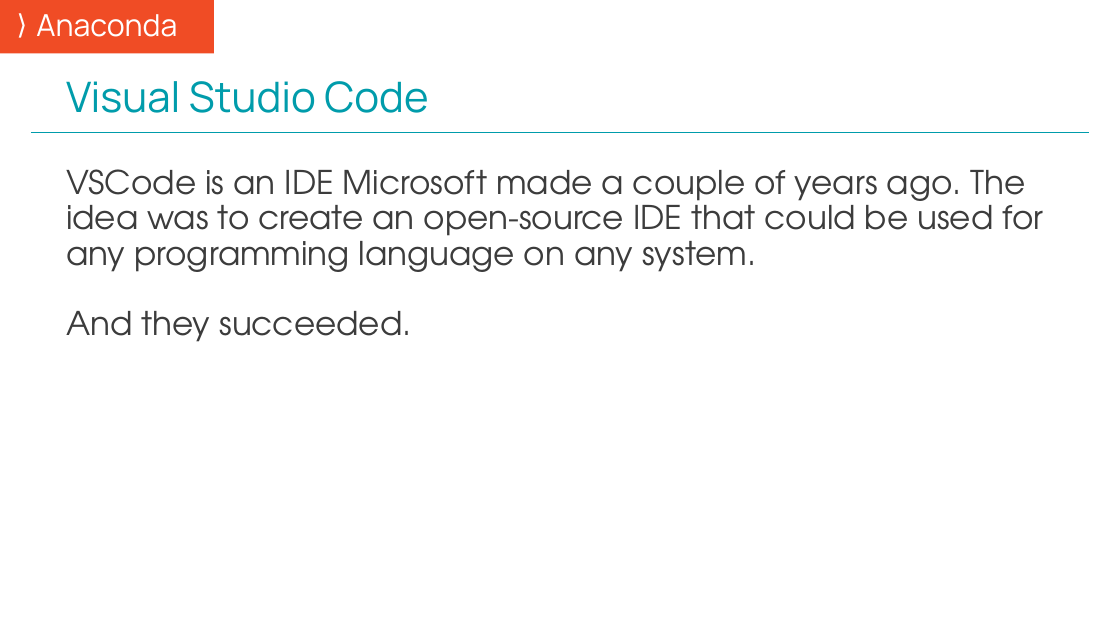
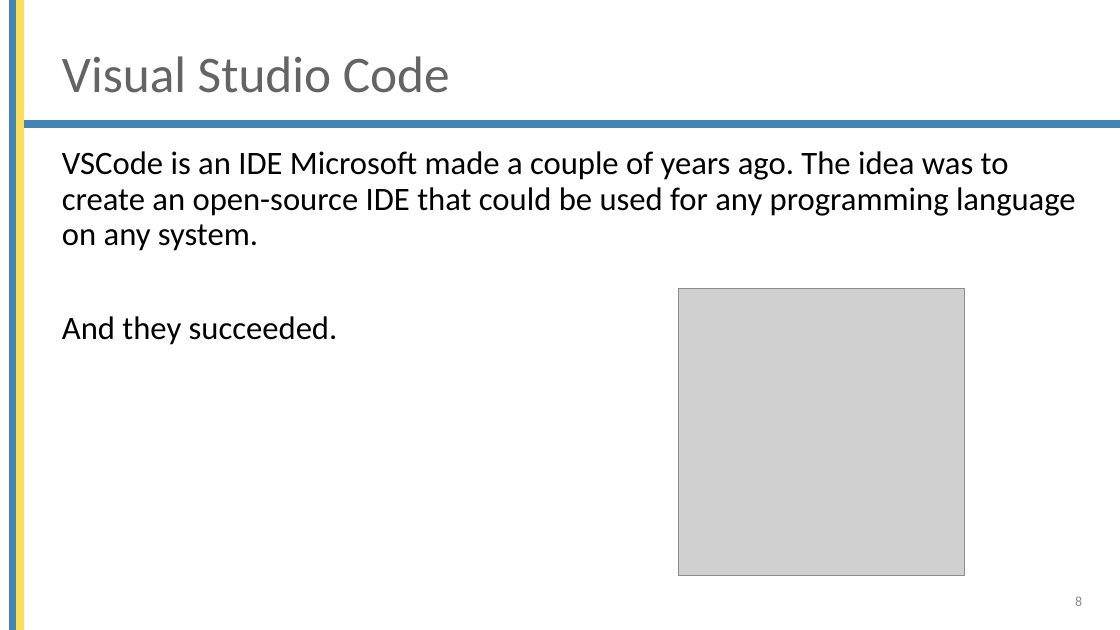
Before and after one commit to mjochen/Cello_AI, a slide deck: slide 8 of ppts/2 - Working environment overview.pptx. Drawn at 1120x630 pixels with LibreOffice and Linux fonts; fonts in the diff are those of the drawing; grey boxes stand for pictures; background and template pictures are left out. Boxes give left, top, right and bottom in pixels: in the first picture for what was removed or moved away, otherwise in the second. Text is boxed around its words. In the diff, an @@ line names an element or a change of style, - is before the commit and + after.

```diff
--- a/ppts/2 - Working environment overview.pptx
+++ b/ppts/2 - Working environment overview.pptx
@@ text removed at <box>0,0,214,54</box> @@
-⟩ Anaconda
@@ rectangle added at <box>10,0,17,630</box>, fill #4584B6, outline #4584B6 1 pt @@
@@ rectangle added at <box>17,0,24,630</box>, fill #FFDE57, outline #FFDE57 1 pt @@
@@ title "Visual Studio Code": place and size @@
-title "Visual Studio Code" at <box>66,81,428,113</box>
+title "Visual Studio Code" at <box>62,56,450,93</box>
@@ title "Visual Studio Code" at <box>62,56,450,93</box>: size 36 to 44 pt, font Manrope to Calibri, text colour #009CAB to #646464; vertical alignment bottom to middle @@
@@ rectangle added at <box>16,121,1120,127</box>, fill #4584B6, outline #4584B6 1 pt @@
@@ line removed from (31, 132) to (1090, 132) @@
@@ text "VSCode is an IDE Microsoft ...": place and size @@
-text "VSCode is an IDE Microsoft ..." at <box>66,169,1043,342</box>
+text "VSCode is an IDE Microsoft ..." at <box>62,151,1076,345</box>
@@ text "VSCode is an IDE Microsoft ..." at <box>62,151,1076,345</box>: font TeX Gyre Adventor to Calibri, text colour #3C3C3C to #000000; more space between paragraphs @@
@@ picture added at <box>678,289,965,576</box> @@
@@ page number added at <box>1075,596,1082,606</box>, 12 pt, text #8C8C8C @@
+8
```
Also in this commit, not shown: 27 other slides changed, 5 other files.
